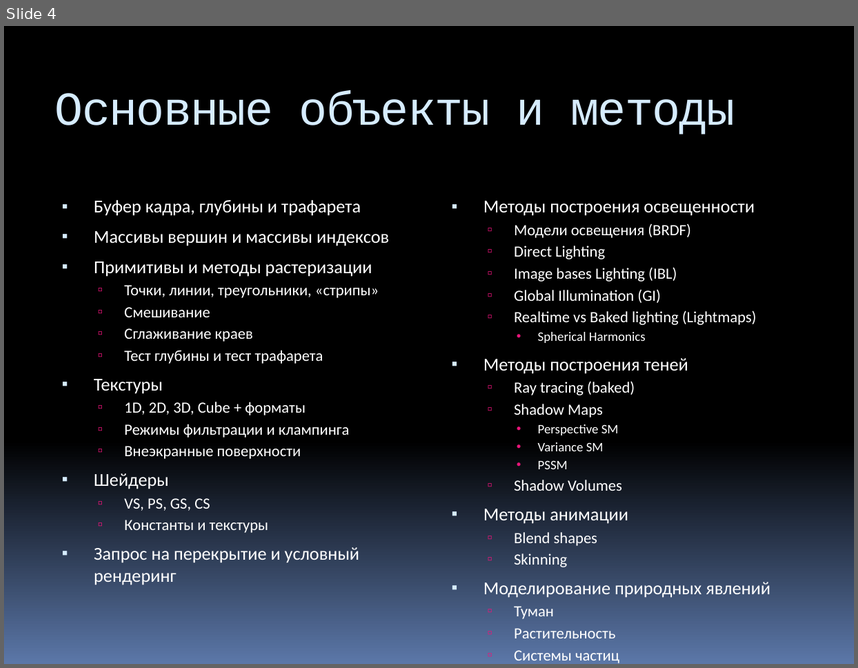
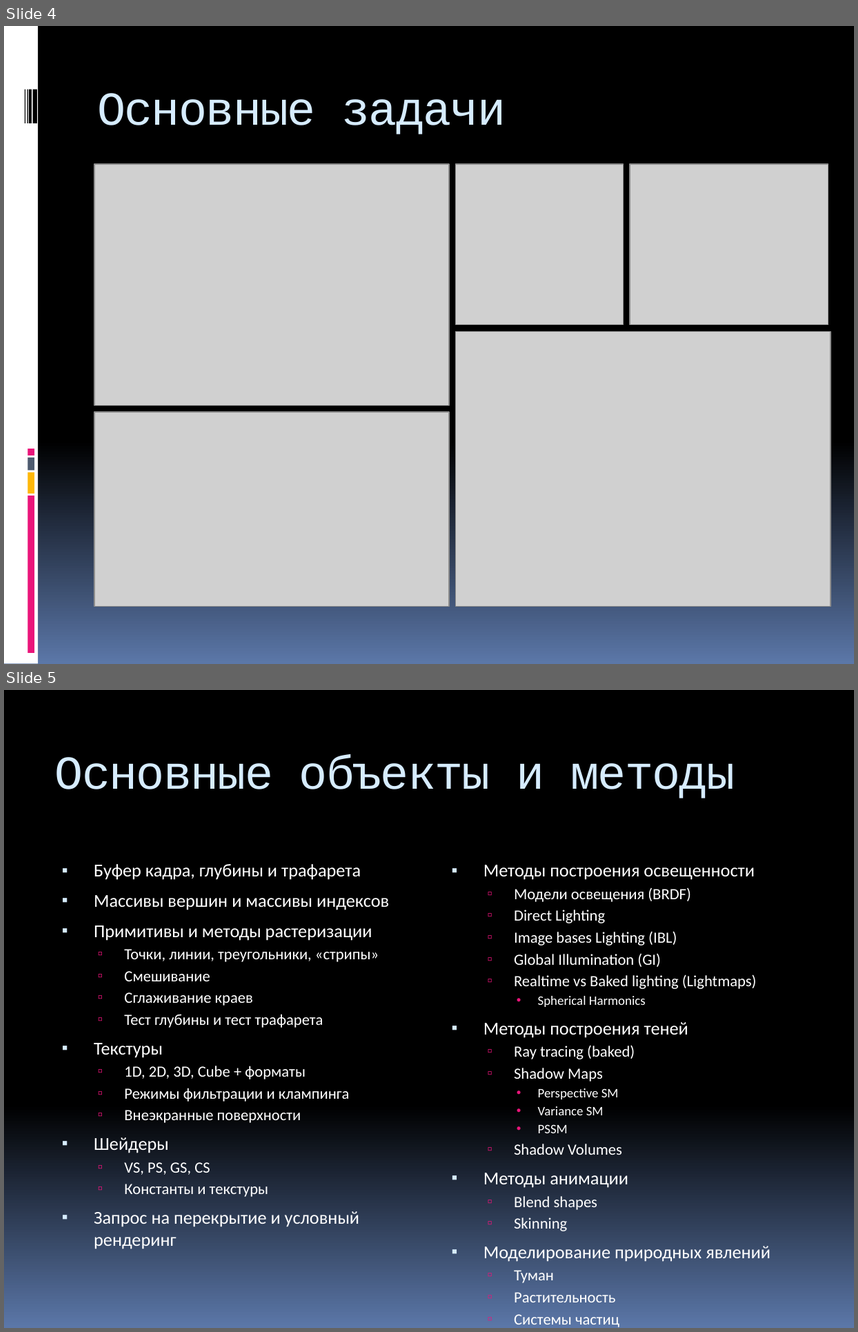
Before and after one commit to yaceq/quadro-xds, a slide deck: Docs/MasterClass.pptx. Shown one above the other, each under a label of ours: slide 4 before the commit, slides 4 and 5 after it. The pictures are 858x668 and 858x1332 pixels, drawn with LibreOffice and Linux fonts; fonts in the diff are those of the drawing; grey boxes stand for pictures. Boxes give left, top, right and bottom in pixels: in the first picture for what was removed or moved away, otherwise in the second. Text is boxed around its words. In the diff, an @@ line names an element or a change of style, - is before the commit and + after.

```diff
--- a/Docs/MasterClass.pptx
+++ b/Docs/MasterClass.pptx
@@ slide 4 added at bbox=[4, 26, 854, 664], background gradient #000000 to #5B77A8 @@
@@ rectangle added at bbox=[4, 26, 38, 664], fill #FFFFFF @@
@@ rectangle added at bbox=[25, 89, 25, 123], fill #000000 @@
@@ rectangle added at bbox=[27, 89, 27, 123], fill #000000 @@
@@ rectangle added at bbox=[29, 89, 31, 123], fill #000000 @@
@@ rectangle added at bbox=[33, 89, 37, 123], fill #000000 @@
@@ title added at bbox=[97, 93, 506, 134], 40 pt, text #D6ECFF @@
+Основные задачи
@@ picture added at bbox=[94, 164, 448, 404] @@
@@ picture added at bbox=[455, 164, 623, 324] @@
@@ picture added at bbox=[630, 164, 829, 324] @@
@@ picture added at bbox=[455, 331, 831, 606] @@
@@ picture added at bbox=[94, 412, 448, 606] @@
@@ rectangle added at bbox=[27, 457, 34, 470], fill #4E5B6F @@
@@ rectangle added at bbox=[27, 448, 34, 455], fill #EA157A @@
@@ rectangle added at bbox=[27, 472, 34, 494], fill #FEB80A @@
@@ rectangle added at bbox=[27, 495, 34, 653], fill #EA157A @@
@@ what was slide 4 is now slide 5 @@
```
Also in this commit, not shown: 5 slides changed, 3 other slides added.
